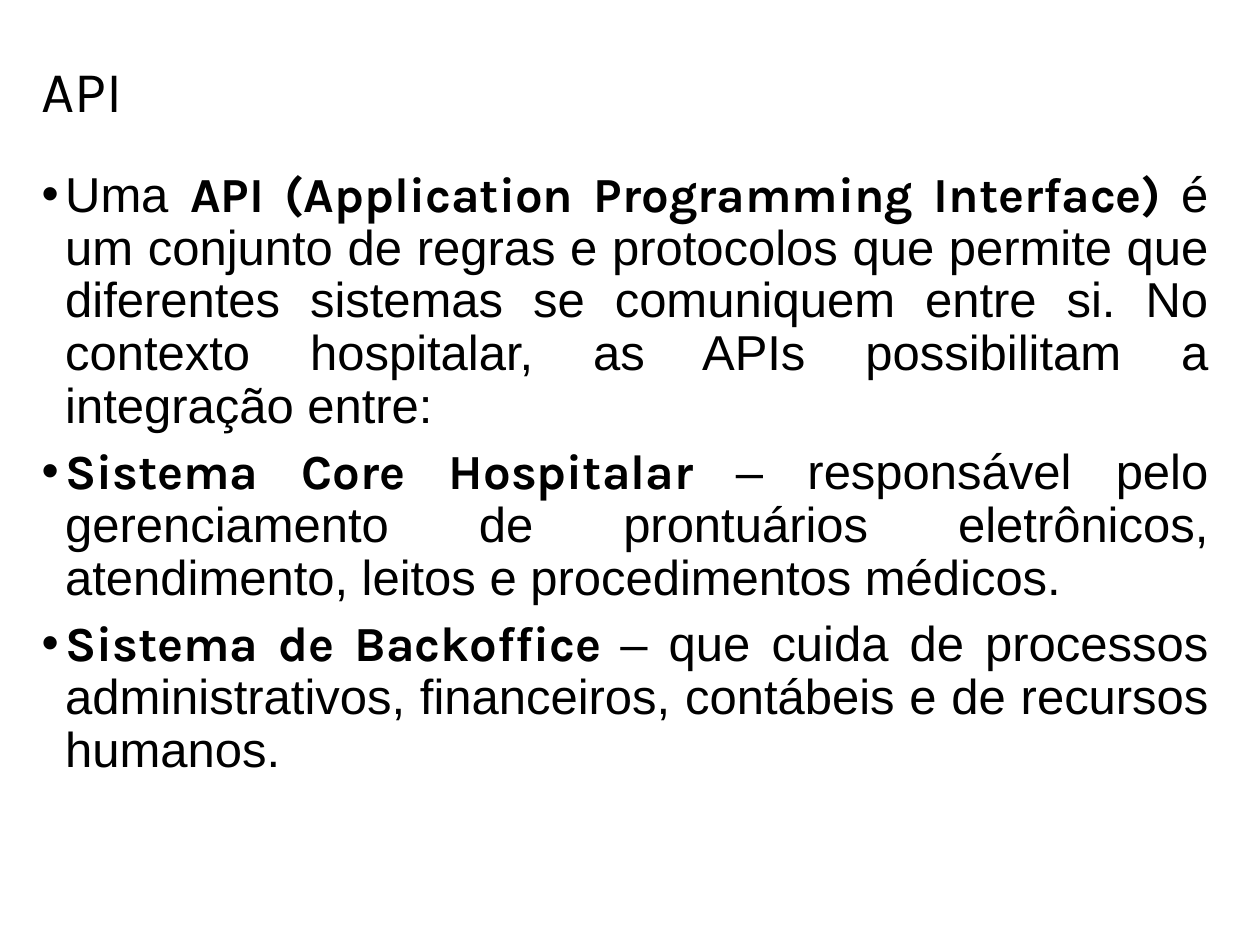
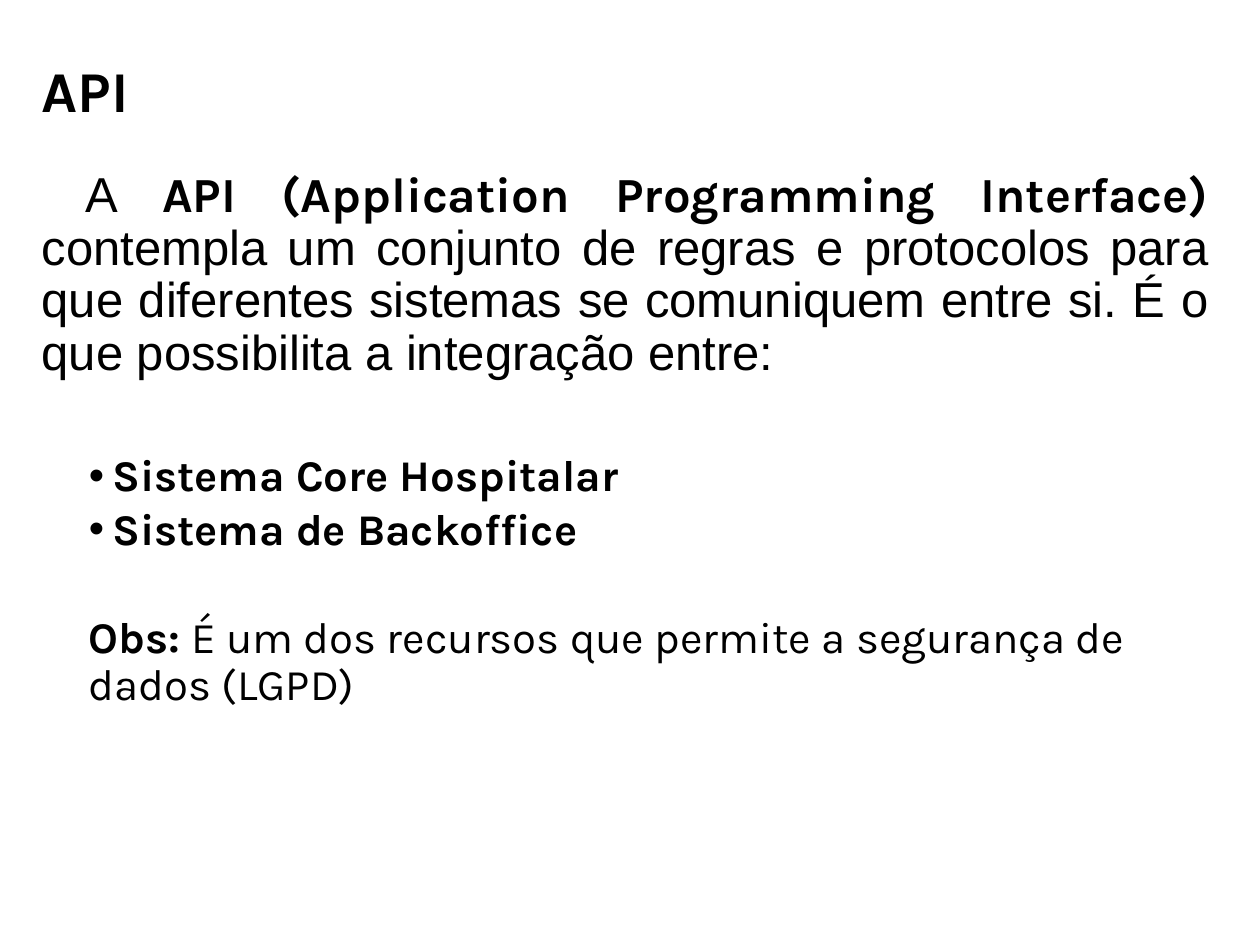
Before and after one commit to ProjetosALVF/ALVF_ProspeccaoGestao_TI, a slide deck: slide 47 of ALVF_AnalisePropostas_TI_DiretoriaExecutiva_Fev_2025/Apresentação_ProspecçãoSistema_Core_ALVF.pptx. Drawn at 1260x945 pixels with LibreOffice and Linux fonts; fonts in the diff are those of the drawing. Boxes give left, top, right and bottom in pixels: in the first picture for what was removed or moved away, otherwise in the second. Text is boxed around its words. In the diff, an @@ line names an element or a change of style, - is before the commit and + after.

Commit message:
Arquivos para construção da apresentação

```diff
--- a/ALVF_AnalisePropostas_TI_DiretoriaExecutiva_Fev_2025/Apresentação_ProspecçãoSistema_Core_ALVF.pptx
+++ b/ALVF_AnalisePropostas_TI_DiretoriaExecutiva_Fev_2025/Apresentação_ProspecçãoSistema_Core_ALVF.pptx
@@ title "API" at (x1=42, y1=74, x2=129, y2=112): bold on @@
@@ text at (x1=42, y1=175, x2=1208, y2=705): text changed; font Arial to Karla @@
-• Uma API (Application Programming Interface) é um conjunto de regras e protocolos que permite que diferentes sistemas se comuniquem entre si. No contexto hospitalar, as APIs possibilitam a integração entre:
-• Sistema Core Hospitalar – responsável pelo gerenciamento de prontuários eletrônicos, atendimento, leitos e procedimentos médicos.
-• Sistema de Backoffice – que cuida de processos administrativos, financeiros, contábeis e de recursos humanos.
+A API (Application Programming Interface) contempla um conjunto de regras e protocolos para que diferentes sistemas se comuniquem entre si. É o que possibilita a integração entre:
+  • Sistema Core Hospitalar
+  • Sistema de Backoffice
+  Obs: É um dos recursos que permite a segurança de dados (LGPD)
```
Also in this commit, not shown: 1 slide removed, 12 other files.
